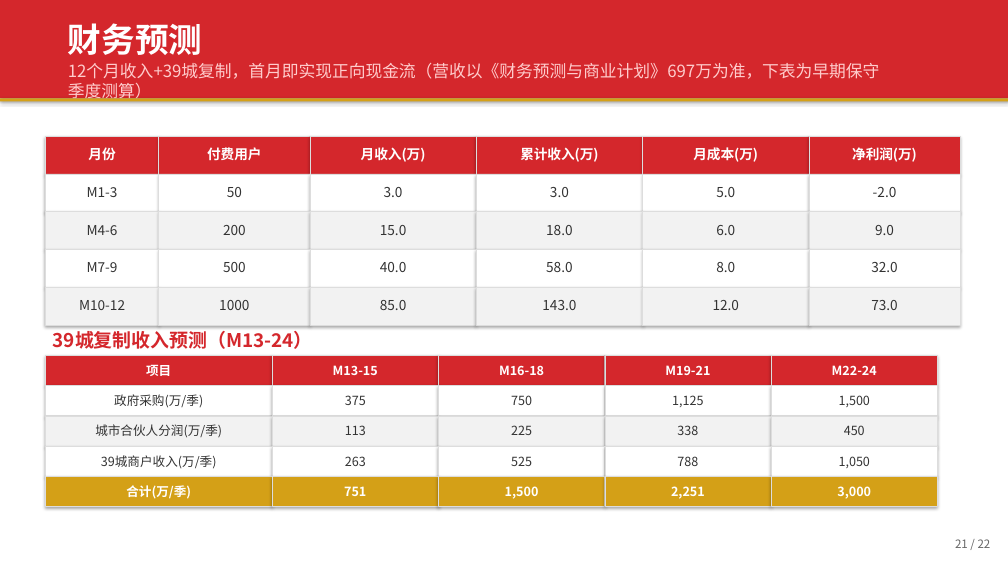
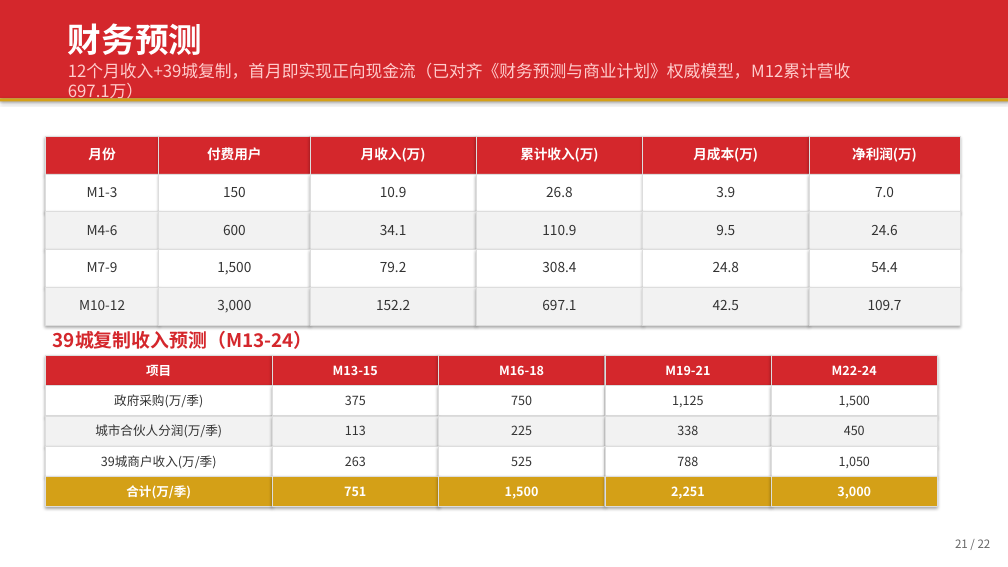
Before and after one commit to yigenfeng0707-netizen/yiwu-global-ai-agent, a slide deck: slide 21 of docs/路演PPT_V2.pptx. Drawn at 1008x567 pixels with LibreOffice and Linux fonts; fonts in the diff are those of the drawing. Boxes give left, top, right and bottom in pixels: in the first picture for what was removed or moved away, otherwise in the second. Text is boxed around its words. In the diff, an @@ line names an element or a change of style, - is before the commit and + after.

Commit message:
docs(P1): PPT 财务口径对齐 SSOT——143万→697.1万 + 35/25/25/15→40/30/20/10
memory 标记的 P1 尾巴"PPT(143万)未动待后续"本次扫平。generate_ppt.py
三处废弃口径全部替换为《财务预测与商业计划》权威数据，重生成路演PPT_V2.pptx；
同时 git rm 零引用的旧版路演PPT.pptx（18页/Aug20/slide16含143万，已被
V2冠军版22页取代，VCS可恢复符合文件保护豁免）。

第21页财务预测表（季度聚合，源自财务预测 3.1/3.2/五章）：
- 废弃 M10-12 累计143.0万/付费1000/月收85万/成本12万/净利73万
- 对齐 M1-3: 150用户/10.9万月收/26.8万累计/3.9万成本/7.0万净利
         M4-6: 600/34.1/110.9/9.5/24.6
         M7-9: 1,500/79.2/308.4/24.8/54.4
         M10-12: 3,000/152.2/**697.1**/42.5/109.7
- 页眉免责声明从"下表为早期保守季度测算"改为"已对齐权威模型，M12累计697.1万"

第22页融资计划资金用途（核心数字基准表 line 42 明确废弃 35/25/25/15）：
- 40%技术研发（7大Agent+AI API+数据对接）/ 30%市场拓展（义乌地推驻点+39城）
  / 20%团队建设（核心工程师+运营/政策）/ 10%运营储备（服务器+法务+应急）

第22页融资后里程碑（对齐财务预测季度聚合值）：
- M1-3 种子用户150+（原50+）/ M4-6 付费600+月收34万（原200+/15万）
  / M7-9 付费1,500+月收79万（原500+）/ M10-12 月收152万累计697万（原85万）

验证：python-pptx 抽查 Slide21 含697.1/152.2无143残留、Slide22 含
40%/30%/20%/10%无35%/25%残留；全仓 grep 143万/35%研发/25%市场推广/
15%运营储备 = 0活跃命中。

```diff
--- a/docs/路演PPT_V2.pptx
+++ b/docs/路演PPT_V2.pptx
@@ text at <box>68,63,851,102</box>: text changed @@
-12个月收入+39城复制，首月即实现正向现金流（营收以《财务预测与商业计划》697万为准，下表为早期保守季度测算）
+12个月收入+39城复制，首月即实现正向现金流（已对齐《财务预测与商业计划》权威模型，M12累计营收697.1万）
@@ text at <box>223,187,246,197</box>: text changed @@
-50
+150
@@ text at <box>380,187,406,197</box>: text changed @@
-3.0
+10.9
@@ text at <box>546,187,572,197</box>: text changed @@
-3.0
+26.8
@@ text at <box>716,187,735,197</box>: text changed @@
-5.0
+3.9
@@ text at <box>875,187,894,197</box>: text changed @@
--2.0
+7.0
@@ text at <box>223,225,246,235</box>: text changed @@
-200
+600
@@ text at <box>380,225,406,235</box>: text changed @@
-15.0
+34.1
@@ text at <box>542,225,576,235</box>: text changed @@
-18.0
+110.9
@@ text at <box>716,225,735,235</box>: text changed @@
-6.0
+9.5
@@ text at <box>871,225,897,235</box>: text changed @@
-9.0
+24.6
@@ text at <box>217,262,251,274</box>: text changed @@
-500
+1,500
@@ text at <box>380,262,406,272</box>: text changed @@
-40.0
+79.2
@@ text at <box>542,262,576,272</box>: text changed @@
-58.0
+308.4
@@ text at <box>713,262,739,272</box>: text changed @@
-8.0
+24.8
@@ text at <box>871,262,897,272</box>: text changed @@
-32.0
+54.4
@@ text at <box>217,300,251,312</box>: text changed @@
-1000
+3,000
@@ text at <box>376,300,410,310</box>: text changed @@
-85.0
+152.2
@@ text at <box>542,300,576,310</box>: text changed @@
-143.0
+697.1
@@ text at <box>713,300,739,310</box>: text changed @@
-12.0
+42.5
@@ text at <box>868,300,902,310</box>: text changed @@
-73.0
+109.7
```
Also in this commit, not shown: 1 other slide changed, 2 other files.
